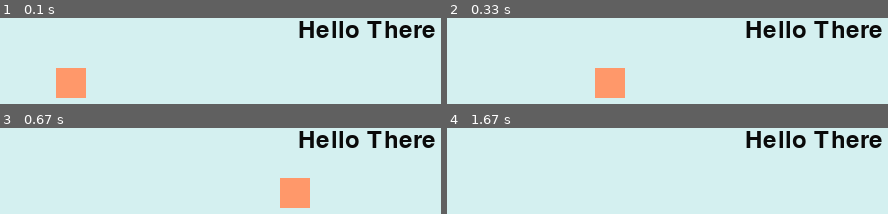
Above: before the commit, frames 1-4 (two rows, left to right).
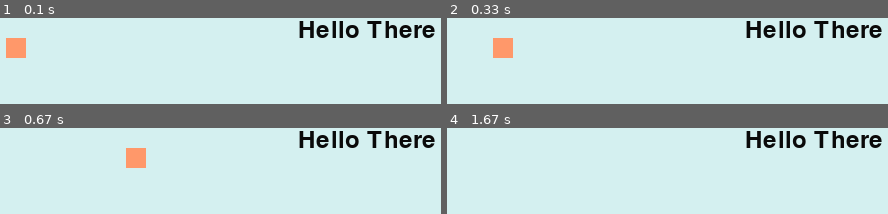
Above: after the commit, the same moments.

Repository: hglong16/pygame-snake
Game: pygame game, started from game.py
Same seed, same stepped clock (60 frames per second), same inputs: the game is played once before the commit and once after it.
Inputs:
- Up to frame 1 (0.1 s): no input
- Up to frame 2 (0.33 s): no input
- Up to frame 3 (0.67 s): no input
- Up to frame 4 (1.67 s): hold Up 0.83-1.3 s

The runs differ from the first frame. In frame 1, 3.4% of the frame differs, in the area x 1-20%, y 23-94%; in frame 2, 3.4%; in frame 3, 3.4%; in frame 4, nothing differs.

Commit message:
Move 1 cell each time

Diff:
--- a/models/Constants.py
+++ b/models/Constants.py
@@ -1 +1 @@
-SIZE = 30
+SIZE = 20
--- a/models/GameModels.py
+++ b/models/GameModels.py
@@ -62,10 +62,11 @@
                 self.manager.alive = False
 
     def run(self):
+
         while self.manager.alive:
             self.check_input()
             self.surface.blit(self.background, (0, 0))
             self.snake.update()
             self.snake.draw()
-            pygame.display.flip()
-            self.clock.tick(60)
+            self.clock.tick(50)
+            pygame.display.update()
--- a/models/SnakeModel.py
+++ b/models/SnakeModel.py
@@ -12,7 +12,11 @@
         self.color = color
 
     def draw(self):
-        image = pygame.Rect(round(self.pos.x), round(self.pos.y), SIZE, SIZE)
+        image = pygame.Rect(
+            round(self.pos.x) * SIZE,
+            round(self.pos.y) * SIZE, SIZE, SIZE)
+        print(self.pos.x, round(self.pos.x))
+        print(self.pos.y, round(self.pos.y))
         pygame.draw.rect(self.parent_surface, self.color, image)
 
 
@@ -21,7 +25,7 @@
     def __init__(self, parent_surface, manager):
         self.parent_surface = parent_surface
         self.manager = manager
-        self.head = Cube(50, 50, parent_surface)
+        self.head = Cube(1, 1, parent_surface)
         self.direction = Direction.RIGHT
 
     def draw(self):
@@ -29,10 +33,10 @@
 
     def update(self):
         if self.direction == Direction.RIGHT:
-            self.head.pos.x += self.manager.velocity * SIZE * self.manager.factor
+            self.head.pos.x += 1 * self.manager.factor
         if self.direction == Direction.LEFT:
-            self.head.pos.x -= self.manager.velocity * SIZE * self.manager.factor
+            self.head.pos.x -= 1 * self.manager.factor
         if self.direction == Direction.DOWN:
-            self.head.pos.y += self.manager.velocity * SIZE * self.manager.factor
+            self.head.pos.y += 1 * self.manager.factor
         if self.direction == Direction.UP:
-            self.head.pos.y -= self.manager.velocity * SIZE * self.manager.factor
+            self.head.pos.y -= 1 * self.manager.factor
--- a/models/StateModel.py
+++ b/models/StateModel.py
@@ -4,4 +4,4 @@
         self.velocity = velocity
         self.alive = True
         self.score = 0
-        self.factor = 0.22
+        self.factor = 1 / 5
Not shown, changed: README.md
